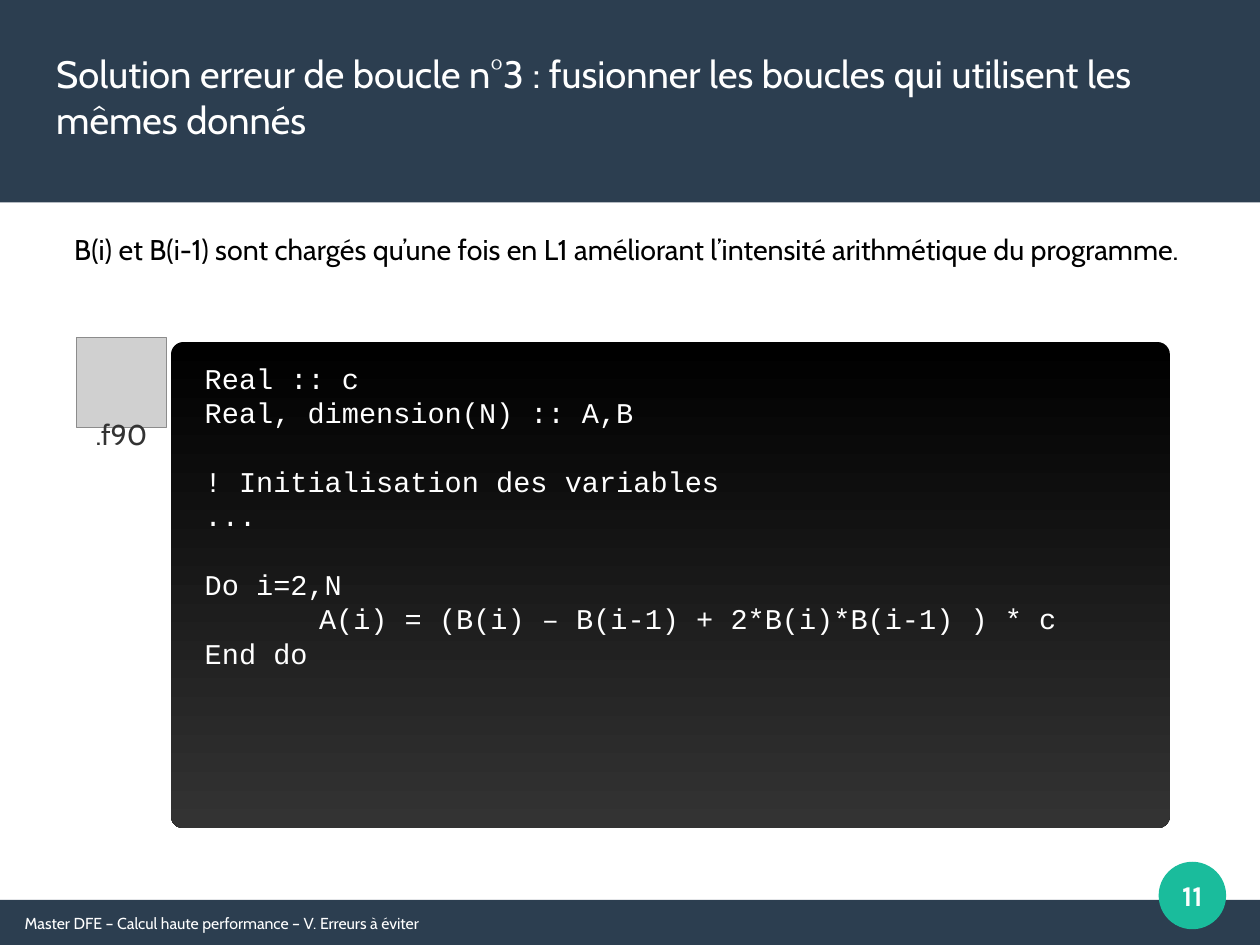
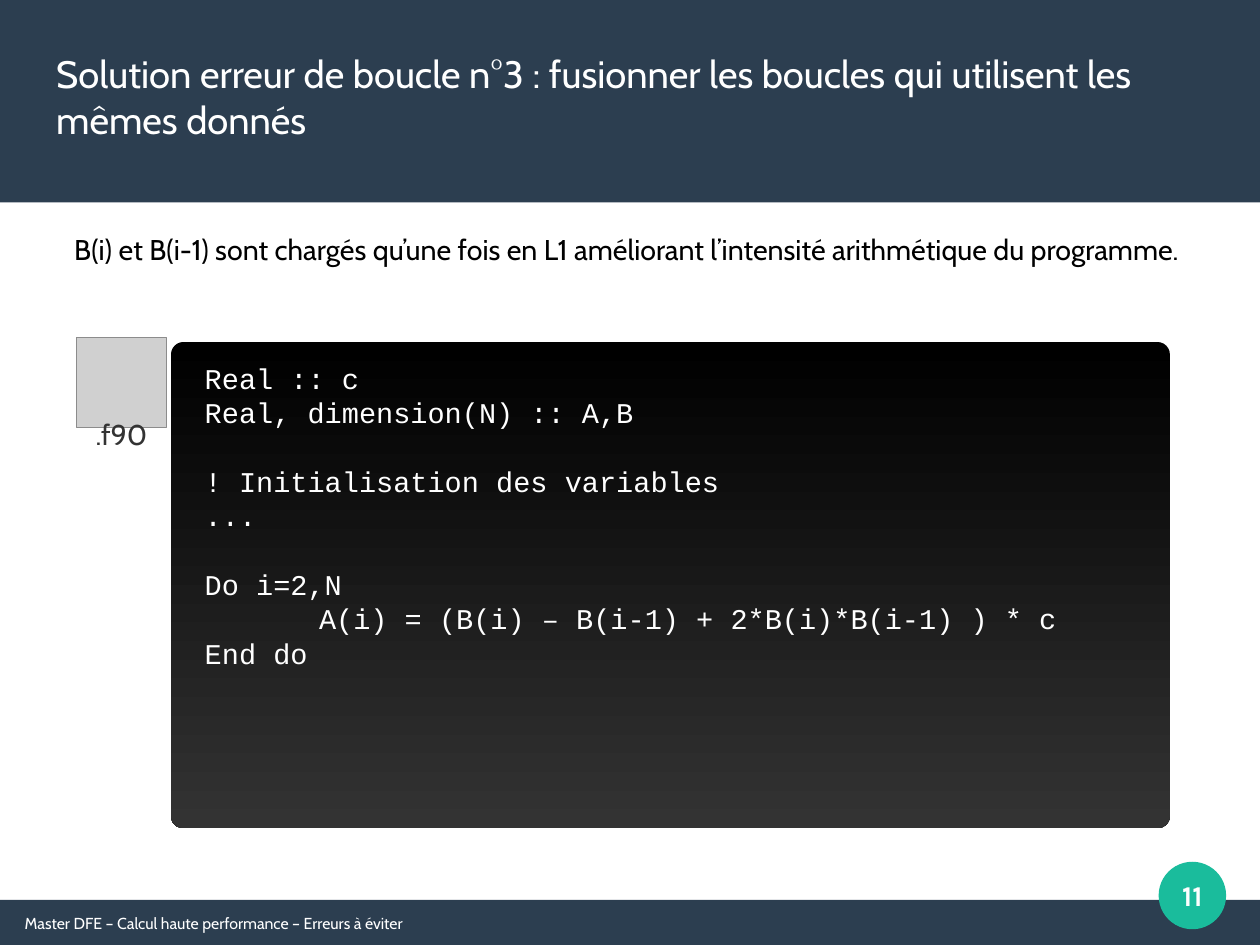
Before and after one commit to Maison-de-la-Simulation/HPC-DFE-Paris-Saclay, a slide deck: slide 11 of support/bonnes_pratiques.odp. Drawn at 1260x945 pixels with LibreOffice and Linux fonts; fonts in the diff are those of the drawing; grey boxes stand for pictures. Boxes give left, top, right and bottom in pixels: in the first picture for what was removed or moved away, otherwise in the second. Text is boxed around its words. In the diff, an @@ line names an element or a change of style, - is before the commit and + after.

Commit message:
Update slides about performance and good practice

```diff
--- a/support/bonnes_pratiques.odp
+++ b/support/bonnes_pratiques.odp
@@ text at (x1=25, y1=917, x2=403, y2=933): text changed @@
-Master DFE – Calcul haute performance – V. Erreurs à éviter
+Master DFE – Calcul haute performance – Erreurs à éviter
```
Also in this commit, not shown: 13 other slides changed, 3 other files.
